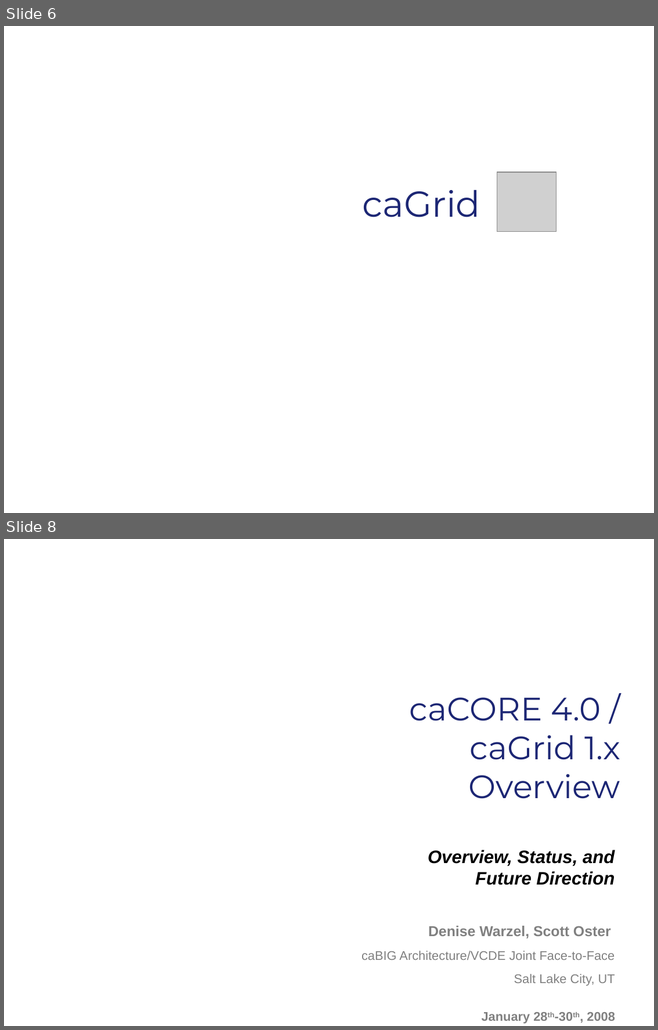
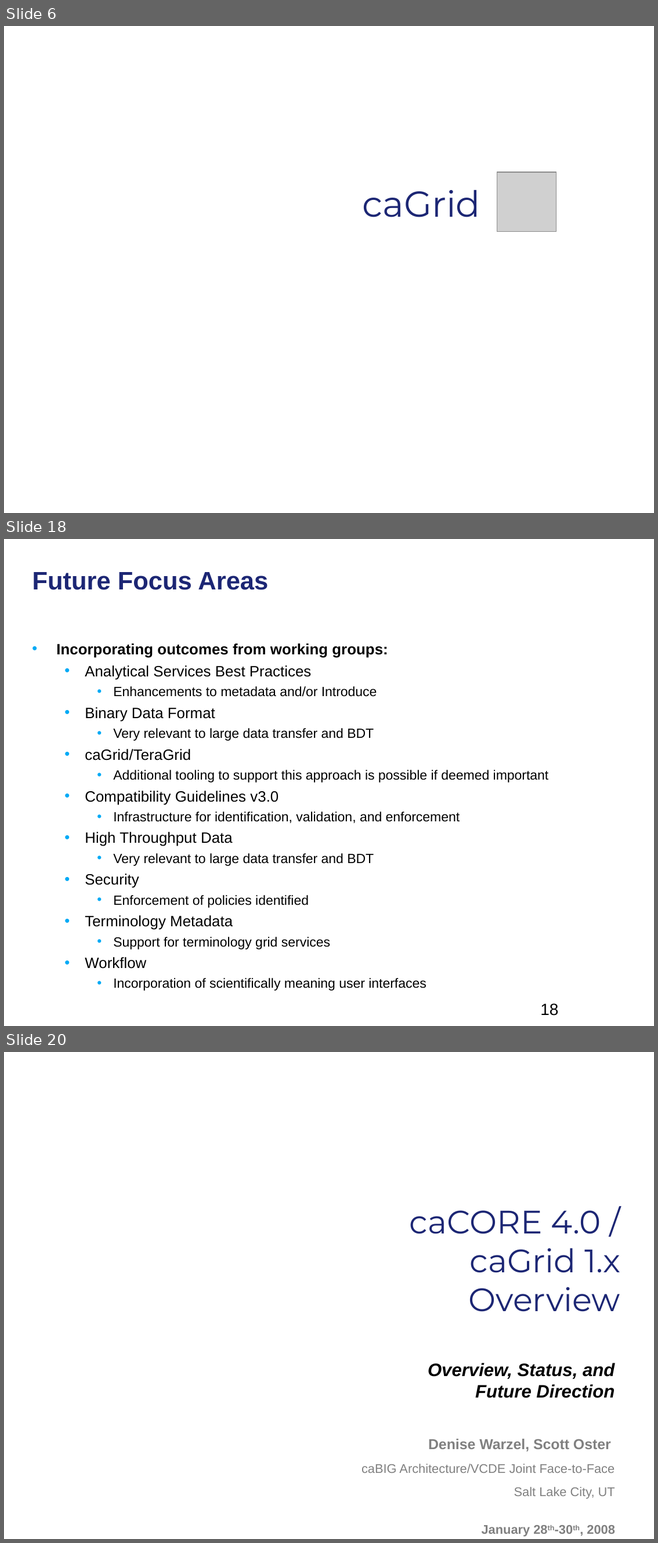
Before and after one commit to NCIP/cagrid-docs, a slide deck: presentations/200801_VCDE_ARCH/20080128_30_XCWS_F2F_Day2_caCORE_caGrid.ppt. Shown one above the other, each under a label of ours: slides 6 and 8 before the commit, slides 6, 18 and 20 after it; the slides between them are not shown. The pictures are 658x1030 and 658x1543 pixels, drawn with LibreOffice and Linux fonts; fonts in the diff are those of the drawing; grey boxes stand for pictures; background and template pictures are left out. Boxes give left, top, right and bottom in pixels: in the first picture for what was removed or moved away, otherwise in the second. Text is boxed around its words. In the diff, an @@ line names an element or a change of style, - is before the commit and + after.

```diff
--- a/presentations/200801_VCDE_ARCH/20080128_30_XCWS_F2F_Day2_caCORE_caGrid.ppt
+++ b/presentations/200801_VCDE_ARCH/20080128_30_XCWS_F2F_Day2_caCORE_caGrid.ppt
@@ slide 18 added at <box>4,539,654,1026</box>, background picture (left out) @@
@@ title added at <box>32,572,268,590</box>, 28 pt, text #1C2674, bold @@
+Future Focus Areas
@@ text added at <box>56,643,549,991</box>, 14.8 pt, text #000000 @@
+• Incorporating outcomes from working groups:
+  • Analytical Services Best Practices
+    • Enhancements to metadata and/or Introduce
+  • Binary Data Format
+    • Very relevant to large data transfer and BDT
+  • caGrid/TeraGrid
+    • Additional tooling to support this approach is possible if deemed important
+  • Compatibility Guidelines v3.0
+    • Infrastructure for identification, validation, and enforcement
+  • High Throughput Data
+    • Very relevant to large data transfer and BDT
+  • Security
+    • Enforcement of policies identified
+  • Terminology Metadata
+    • Support for terminology grid services
+  • Workflow
+    • Incorporation of scientifically meaning user interfaces
@@ page number added at <box>540,1004,558,1016</box>, 18 pt, text #000000 @@
+18
@@ what was slide 8 is now slide 20 @@
```
Also in this commit, not shown: 1 slide changed, 15 other slides added, 1 slide removed.
